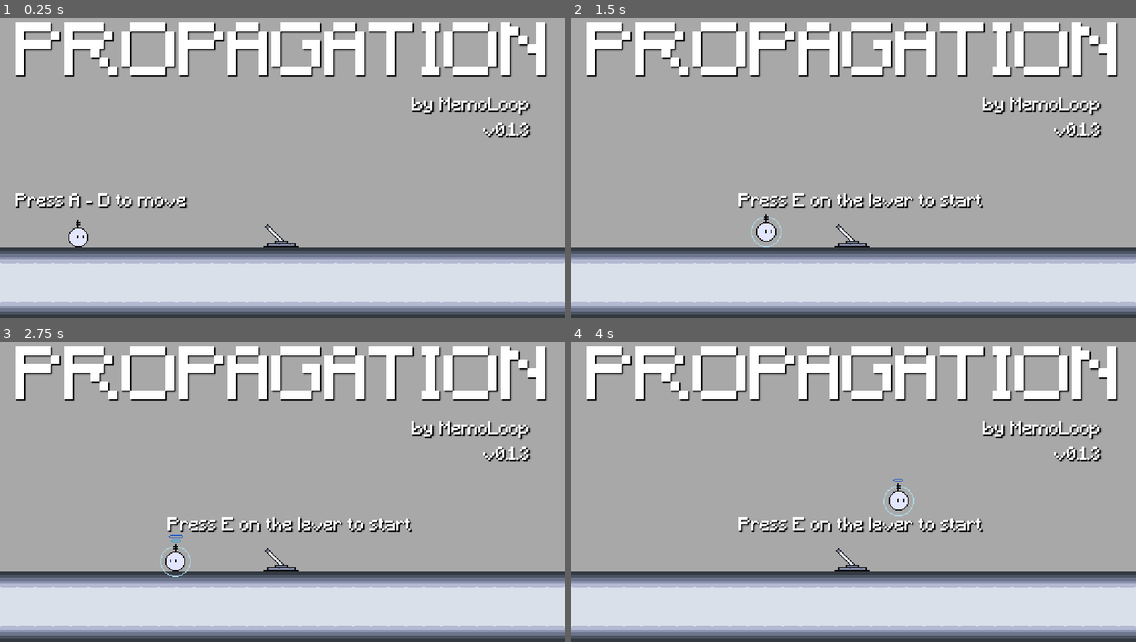
Above: before the commit, frames 1-4 (two rows, left to right).
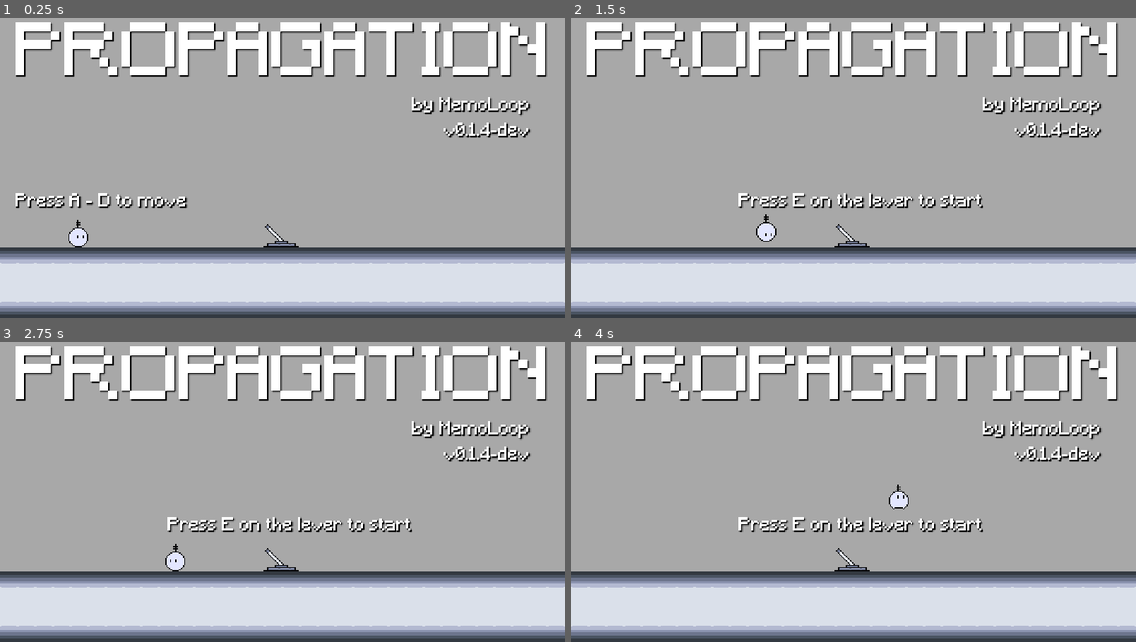
Above: after the commit, the same moments.

Repository: memoloop/ld-59
Game: Godot game, scene res://scenes/title_screen/title_screen.tscn
Same seed, same stepped clock (60 frames per second), same inputs: the game is played once before the commit and once after it.
Inputs (mouse positions are in pixels of both pictures, inside the frame that each line leads up to):
- Up to frame 1 (0.25 s): no input
- Up to frame 2 (1.5 s): tap A (move_left) at 0.5 s; move the mouse to (977, 144) at 0.52 s; hold Q (emit_signal) 0.53-1.28 s; hold D (move_right) from 0.53 s (still down); click (977, 144) at 0.67 s; tap Space (jump) at 0.77, 1.07 s; tap Enter at 0.8, 1.35 s; tap E (interact) at 1.25 s; move the mouse to (740, 174) at 1.27 s
- Up to frame 3 (2.75 s): tap Space (jump) at 1.52, 1.55, 1.82 s; tap E (interact) at 2 s; move the mouse to (339, 414) at 2.02 s; release D (move_right) at 2.03 s; hold A (move_left) from 2.03 s (still down); hold Space (jump) from 2.03 s (still down); tap Q (emit_signal) at 2.3 s
- Up to frame 4 (4 s): tap E (interact) at 2.75, 3.5 s; move the mouse to (825, 546) at 2.77 s; release A (move_left) at 2.78 s; release Space (jump) at 2.78 s; hold D (move_right) from 2.78 s (still down); tap Q (emit_signal) at 2.85 s; click (825, 546) at 2.92 s; tap Space (jump) at 3.02, 3.32, 3.77, 3.8 s; tap Enter at 3.05 s; move the mouse to (1023, 531) at 3.52 s; hold E (interact) from 3.53 s (still down)

The runs differ from the first frame. In frame 1, 0.5% of the frame differs, in the area x 78-94%, y 34-40%; in frame 2, 0.5%; in frame 3, 0.6%; in frame 4, 0.6%, in the area x 55-94%, y 34-59%.

Commit message:
feat: player new animations

Diff:
--- a/entities/player/player.gd
+++ b/entities/player/player.gd
@@ -23,6 +23,8 @@
 
 var can_interact: bool = false
 
+var previous_vel: Vector2
+
 func _physics_process(delta):
 	# Add the gravity.
 	if not is_on_floor():
@@ -38,14 +40,8 @@
 	direction.x = Input.get_axis("move_left", "move_right")
 	velocity.x = direction.x * SPEED
 
-	# Handle the animation
-	var dir_string := Utils.get_direction_string(direction)
-
-	if "right" in dir_string:
-		anim_sprite.flip_h = false # Unflip the animation (the sprite is faced right)
-	elif "left" in dir_string:
-		anim_sprite.flip_h = true # Flip horizontally the animation
-	elif is_on_floor() and direction.x == 0 and Input.is_action_pressed("emit_signal"):
+	# Propagate the signal
+	if is_on_floor() and direction.x == 0 and Input.is_action_pressed("emit_signal"):
 		can_interact = true
 		var shape := get_shape()
 		stamina -= SIGNAL_SPEED * delta # Stamina decreases
@@ -55,11 +51,11 @@
 			shape.radius = clamp(shape.radius, SIGNAL_MIN_PROPAGATION, SIGNAL_MAX_PROPAGATION) # Max and min radius size
 		else:
 			can_interact = false
-			anim_sprite.play("no_signal") # The stamina is over
 	else:
-		anim_sprite.play("idle")
 		get_shape().radius = SIGNAL_MIN_PROPAGATION
 		stamina += SIGNAL_SPEED * delta
+
+	handle_animation()
 
 	move_and_slide() # Update the position of the player modifying the velocity property
 
@@ -80,3 +76,24 @@
 		return shape
 
 	return null # You must add a CircleShape2d node or set collision.shape as CircleShape2D
+
+func handle_animation():
+	if velocity.y < 0:
+		anim_sprite.play("jump")
+	elif velocity.y > 0:
+		anim_sprite.play("fall")
+	elif previous_vel.y != velocity.y:
+		anim_sprite.play("bounch")
+	elif anim_sprite.animation == "bounch":
+		await anim_sprite.animation_finished
+		anim_sprite.play("idle")
+	else:
+		anim_sprite.play("idle")
+
+	# Flip
+	if velocity.x > 0:
+		anim_sprite.flip_h = false
+	elif velocity.x < 0:
+		anim_sprite.flip_h = true
+
+	previous_vel = velocity
--- a/entities/player/player.tscn
+++ b/entities/player/player.tscn
@@ -3,49 +3,86 @@
 [ext_resource type="Script" uid="uid://bjcngg0pp68qx" path="res://entities/player/player.gd" id="1_abrql"]
 [ext_resource type="Texture2D" uid="uid://cl7gi7r7u86w8" path="res://assets/images/player.png" id="1_symyc"]
 
+[sub_resource type="AtlasTexture" id="AtlasTexture_a1qjk"]
+atlas = ExtResource("1_symyc")
+region = Rect2(192, 0, 64, 64)
+
+[sub_resource type="AtlasTexture" id="AtlasTexture_abrql"]
+atlas = ExtResource("1_symyc")
+region = Rect2(0, 128, 64, 64)
+
+[sub_resource type="AtlasTexture" id="AtlasTexture_sglur"]
+atlas = ExtResource("1_symyc")
+region = Rect2(64, 128, 64, 64)
+
+[sub_resource type="AtlasTexture" id="AtlasTexture_bls4j"]
+atlas = ExtResource("1_symyc")
+region = Rect2(128, 128, 64, 64)
+
+[sub_resource type="AtlasTexture" id="AtlasTexture_qiwj3"]
+atlas = ExtResource("1_symyc")
+region = Rect2(0, 0, 64, 64)
+
 [sub_resource type="AtlasTexture" id="AtlasTexture_26q78"]
 atlas = ExtResource("1_symyc")
-region = Rect2(320, 0, 64, 64)
+region = Rect2(0, 64, 64, 64)
 
 [sub_resource type="AtlasTexture" id="AtlasTexture_bectd"]
 atlas = ExtResource("1_symyc")
-region = Rect2(384, 0, 64, 64)
+region = Rect2(64, 64, 64, 64)
 
 [sub_resource type="AtlasTexture" id="AtlasTexture_wvtmh"]
 atlas = ExtResource("1_symyc")
-region = Rect2(448, 0, 64, 64)
+region = Rect2(128, 64, 64, 64)
 
-[sub_resource type="AtlasTexture" id="AtlasTexture_symyc"]
-atlas = ExtResource("1_symyc")
-region = Rect2(0, 0, 64, 64)
-
-[sub_resource type="AtlasTexture" id="AtlasTexture_abrql"]
-atlas = ExtResource("1_symyc")
-region = Rect2(64, 0, 64, 64)
-
-[sub_resource type="AtlasTexture" id="AtlasTexture_sglur"]
+[sub_resource type="AtlasTexture" id="AtlasTexture_j3ovn"]
 atlas = ExtResource("1_symyc")
 region = Rect2(128, 0, 64, 64)
-
-[sub_resource type="AtlasTexture" id="AtlasTexture_bls4j"]
-atlas = ExtResource("1_symyc")
-region = Rect2(192, 0, 64, 64)
 
 [sub_resource type="AtlasTexture" id="AtlasTexture_fkugw"]
 atlas = ExtResource("1_symyc")
 region = Rect2(0, 0, 64, 64)
 
+[sub_resource type="AtlasTexture" id="AtlasTexture_afbqv"]
+atlas = ExtResource("1_symyc")
+region = Rect2(64, 0, 64, 64)
+
 [sub_resource type="AtlasTexture" id="AtlasTexture_8fjmc"]
 atlas = ExtResource("1_symyc")
 region = Rect2(0, 0, 64, 64)
 
-[sub_resource type="AtlasTexture" id="AtlasTexture_qiwj3"]
+[sub_resource type="AtlasTexture" id="AtlasTexture_7thud"]
 atlas = ExtResource("1_symyc")
-region = Rect2(256, 0, 64, 64)
+region = Rect2(192, 64, 64, 64)
 
 [sub_resource type="SpriteFrames" id="SpriteFrames_8fjmc"]
 animations = [{
 "frames": [{
+"duration": 1.0,
+"texture": SubResource("AtlasTexture_a1qjk")
+}],
+"loop": false,
+"name": &"bounch",
+"speed": 5.0
+}, {
+"frames": [{
+"duration": 1.0,
+"texture": SubResource("AtlasTexture_abrql")
+}, {
+"duration": 1.0,
+"texture": SubResource("AtlasTexture_sglur")
+}, {
+"duration": 1.0,
+"texture": SubResource("AtlasTexture_bls4j")
+}],
+"loop": true,
+"name": &"death",
+"speed": 5.0
+}, {
+"frames": [{
+"duration": 1.0,
+"texture": SubResource("AtlasTexture_qiwj3")
+}, {
 "duration": 1.0,
 "texture": SubResource("AtlasTexture_26q78")
 }, {
@@ -56,24 +93,15 @@
 "texture": SubResource("AtlasTexture_wvtmh")
 }],
 "loop": true,
-"name": &"death",
+"name": &"emit_signal",
 "speed": 5.0
 }, {
 "frames": [{
 "duration": 1.0,
-"texture": SubResource("AtlasTexture_symyc")
-}, {
-"duration": 1.0,
-"texture": SubResource("AtlasTexture_abrql")
-}, {
-"duration": 1.0,
-"texture": SubResource("AtlasTexture_sglur")
-}, {
-"duration": 1.0,
-"texture": SubResource("AtlasTexture_bls4j")
+"texture": SubResource("AtlasTexture_j3ovn")
 }],
 "loop": true,
-"name": &"emit_signal",
+"name": &"fall",
 "speed": 5.0
 }, {
 "frames": [{
@@ -86,10 +114,18 @@
 }, {
 "frames": [{
 "duration": 1.0,
+"texture": SubResource("AtlasTexture_afbqv")
+}],
+"loop": true,
+"name": &"jump",
+"speed": 5.0
+}, {
+"frames": [{
+"duration": 1.0,
 "texture": SubResource("AtlasTexture_8fjmc")
 }, {
 "duration": 1.0,
-"texture": SubResource("AtlasTexture_qiwj3")
+"texture": SubResource("AtlasTexture_7thud")
 }],
 "loop": true,
 "name": &"no_signal",
@@ -112,8 +148,9 @@
 [node name="AnimatedSprite2D" type="AnimatedSprite2D" parent="." unique_id=229480174]
 position = Vector2(0, -13)
 sprite_frames = SubResource("SpriteFrames_8fjmc")
-animation = &"idle"
+animation = &"bounch"
 autoplay = "idle"
+frame_progress = 1.0
 
 [node name="CollisionShape2D" type="CollisionShape2D" parent="." unique_id=180195530]
 position = Vector2(0, -5)
--- a/gui/settings/settings.gd
+++ b/gui/settings/settings.gd
@@ -4,6 +4,10 @@
 @export var gui: GUI
 @onready var selection_container: SelectionContainer = $MarginContainer/SelectionContainer
 @onready var volume_button: VolumeButton = $MarginContainer/SelectionContainer/VolumeButton
+@onready var fullscreen_button: Button = $MarginContainer/SelectionContainer/FullscreenButton
+
+func _ready() -> void:
+	fullscreen_button.text = "Fullscreen: " + ("on" if DisplayServer.window_get_mode() == Window.MODE_FULLSCREEN else "off")
 
 func _on_close_button_pressed() -> void:
 	hide()
@@ -17,3 +21,7 @@
 	hide()
 	gui.input_mapper.show()
 	gui.input_mapper.selection_container.get_buttons()[0].grab_focus()
+
+func _on_fullscreen_button_pressed() -> void:
+	Utils.toggle_fullscreen()
+	fullscreen_button.text = "Fullscreen: " + ("on" if DisplayServer.window_get_mode() == Window.MODE_FULLSCREEN else "off")
--- a/gui/settings/settings.tscn
+++ b/gui/settings/settings.tscn
@@ -40,6 +40,10 @@
 layout_mode = 2
 text = "Input.."
 
+[node name="FullscreenButton" type="Button" parent="MarginContainer/SelectionContainer" unique_id=1772736192]
+layout_mode = 2
+text = "Fullscreen: value"
+
 [node name="Control" type="Control" parent="MarginContainer/SelectionContainer" unique_id=355651790]
 custom_minimum_size = Vector2(0, 10)
 layout_mode = 2
@@ -49,4 +53,5 @@
 text = "Close"
 
 [connection signal="pressed" from="MarginContainer/SelectionContainer/InputButton" to="." method="_on_input_button_pressed"]
+[connection signal="pressed" from="MarginContainer/SelectionContainer/FullscreenButton" to="." method="_on_fullscreen_button_pressed"]
 [connection signal="pressed" from="MarginContainer/SelectionContainer/CloseButton" to="." method="_on_close_button_pressed"]
--- a/project.godot
+++ b/project.godot
@@ -11,7 +11,7 @@
 [application]
 
 config/name="Propagation"
-config/version="0.1.3"
+config/version="0.1.4-dev"
 run/main_scene="uid://bt1j3uvqp3xai"
 config/features=PackedStringArray("4.6", "GL Compatibility")
 boot_splash/show_image=false
@@ -121,4 +121,5 @@
 rendering_device/driver.windows="d3d12"
 renderer/rendering_method="gl_compatibility"
 renderer/rendering_method.mobile="gl_compatibility"
+textures/vram_compression/import_etc2_astc=true
 environment/defaults/default_clear_color=Color(0.65834, 0.65834, 0.6583398, 1)
--- a/scripts/Utils.gd
+++ b/scripts/Utils.gd
@@ -47,3 +47,11 @@
 	input_event_action.action = action
 	input_event_action.pressed = true
 	Input.parse_input_event(input_event_action)
+
+static func toggle_fullscreen():
+	var window_mode := DisplayServer.window_get_mode()
+	DisplayServer.window_set_mode(
+		DisplayServer.WINDOW_MODE_WINDOWED
+		if window_mode == DisplayServer.WINDOW_MODE_FULLSCREEN
+		else DisplayServer.WINDOW_MODE_FULLSCREEN
+	)
--- a/scripts/save_manager.gd
+++ b/scripts/save_manager.gd
@@ -44,19 +44,30 @@
 	InputMap.add_action(action)
 
 static func set_input(action: StringName, event_label: String):
-	var file := FileAccess.open(SAVE_PATH, FileAccess.READ_WRITE)
+	var data = get_save_data()
+
+	if not (data is Dictionary):
+		data = TEMPLATE.duplicate(true)
+
+	if not data.has("input"):
+		data["input"] = {}
+
+	data["input"][action] = event_label
+
+	var file := FileAccess.open(SAVE_PATH, FileAccess.WRITE)
 	if file:
-		var data = get_save_data()
-		if data is Dictionary:
-			data["input"][action] = event_label
-			file.store_string(JSON.stringify(data))
+		file.store_string(JSON.stringify(data))
 		file.close()
 
 static func set_volume(volume: float):
-	var file := FileAccess.open(SAVE_PATH, FileAccess.READ_WRITE)
+	var data = get_save_data()
+
+	if not (data is Dictionary):
+		data = TEMPLATE.duplicate(true)
+
+	data["volume"] = volume
+
+	var file := FileAccess.open(SAVE_PATH, FileAccess.WRITE)
 	if file:
-		var data = get_save_data()
-		if data is Dictionary:
-			data["volume"] = volume
-			file.store_string(JSON.stringify(data))
+		file.store_string(JSON.stringify(data))
 		file.close()
--- a/scripts/state_machine.gd
+++ b/scripts/state_machine.gd
@@ -37,12 +37,7 @@
 				get_tree().reload_current_scene()
 
 	if event.is_action_pressed("fullscreen") and not event.is_echo():
-		var window_mode := DisplayServer.window_get_mode()
-		DisplayServer.window_set_mode(
-			DisplayServer.WINDOW_MODE_WINDOWED
-			if window_mode == DisplayServer.WINDOW_MODE_FULLSCREEN
-			else DisplayServer.WINDOW_MODE_FULLSCREEN
-		)
+		Utils.toggle_fullscreen()
 
 func _notification(what):
 	if state != State.PLAY: return
Not shown, changed: TODO.txt
Binary file changed: assets/images/player.png
Not shown, changed: export_presets.cfg
Not shown, changed: .DS_Store
Not shown, changed: CHANGELOG.md
Not shown, changed: assets/.DS_Store
Not shown, added: assets/images/player.pxo
